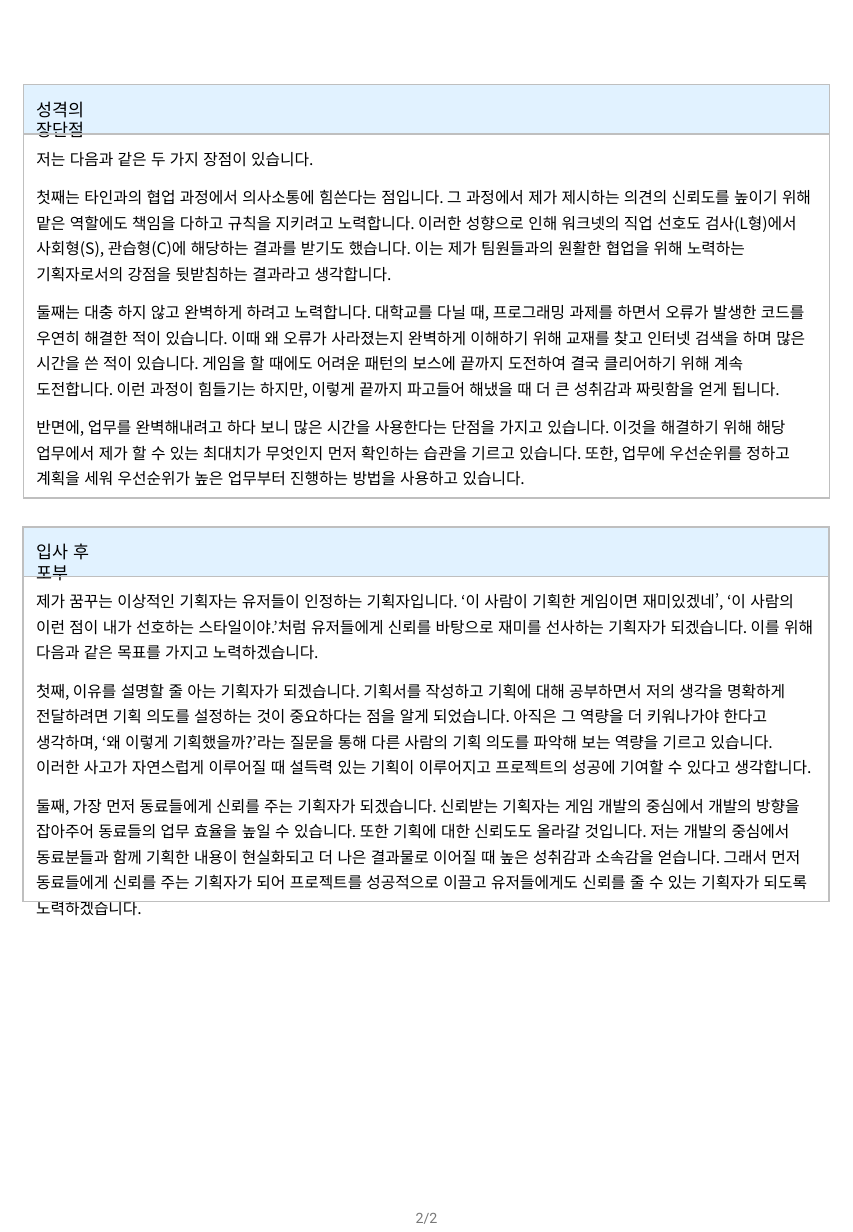
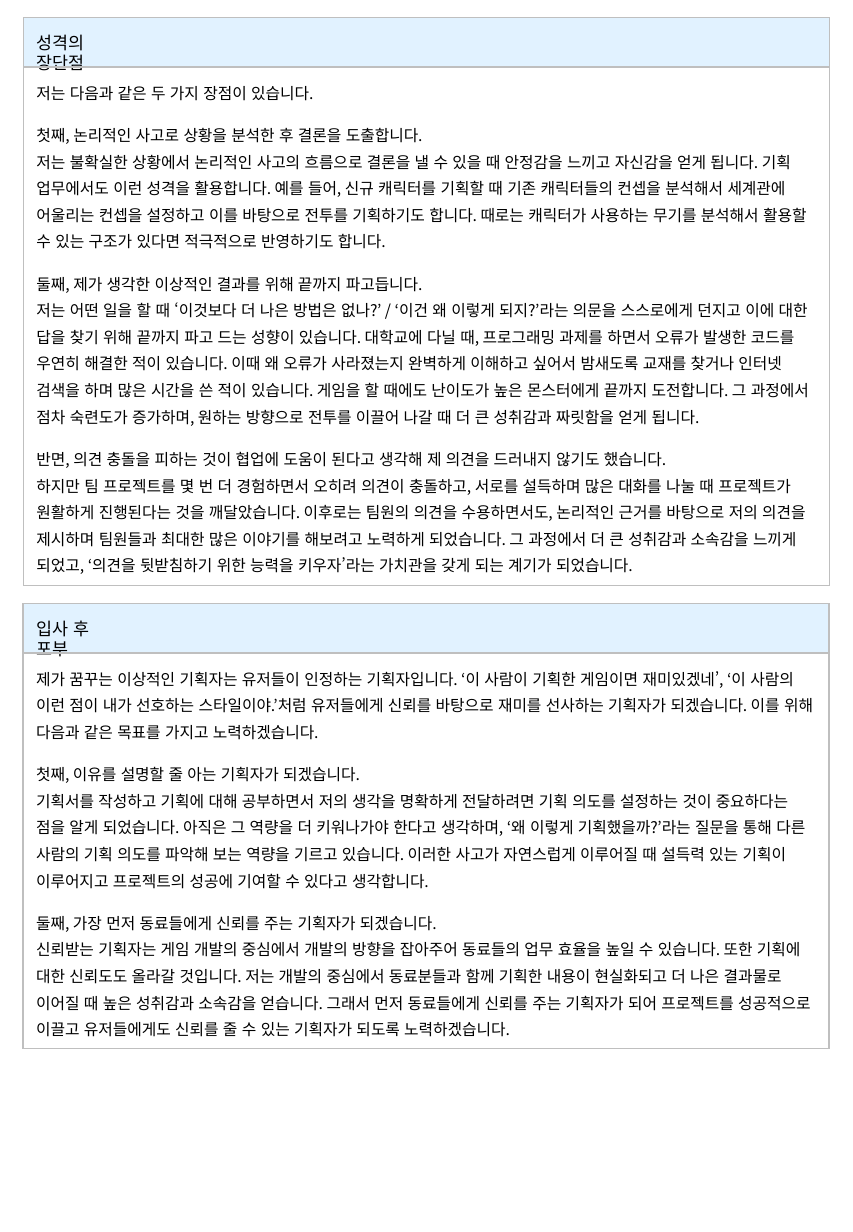
Before and after one commit to hjs0913/GameDesign, a slide deck: slide 2 of 제출 문서 모음/자소서/게임기획_홍진선_자기소개서.pptx. Drawn at 853x1232 pixels with LibreOffice and Linux fonts; fonts in the diff are those of the drawing. Boxes give left, top, right and bottom in pixels: in the first picture for what was removed or moved away, otherwise in the second. Text is boxed around its words. In the diff, an @@ line names an element or a change of style, - is before the commit and + after.

Commit message:
자기소개서 수정
직무 지원 동기 / 성격의 장단점 수정

```diff
--- a/제출 문서 모음/자소서/게임기획_홍진선_자기소개서.pptx
+++ b/제출 문서 모음/자소서/게임기획_홍진선_자기소개서.pptx
@@ rectangle: place and size @@
-rectangle at <box>24,84,830,497</box>
+rectangle at <box>24,17,830,586</box>
@@ 1 text, 1 rectangle, 1 line: place and size @@
-1 text, 1 rectangle, 1 line at <box>24,84,830,138</box>
+1 text, 1 rectangle, 1 line at <box>24,17,830,71</box>
@@ text at <box>36,86,313,101</box>: line spacing 1.35 to 1.4; more space between paragraphs @@
@@ text "저는 다음과 같은 두 가지 ...": place and size @@
-text "저는 다음과 같은 두 가지 ..." at <box>36,152,811,486</box>
+text "저는 다음과 같은 두 가지 ..." at <box>36,86,809,574</box>
@@ text at <box>36,127,809,574</box>: text changed @@
-첫째는 타인과의 협업 과정에서 의사소통에 힘쓴다는 점입니다. 그 과정에서 제가 제시하는 의견의 신뢰도를 높이기 위해 맡은 역할에도 책임을 다하고 규칙을 지키려고 노력합니다. 이러한 성향으로 인해 워크넷의 직업 선호도 검사(L형)에서 사회형(S), 관습형(C)에 해당하는 결과를 받기도 했습니다. 이는 제가 팀원들과의 원활한 협업을 위해 노력하는 기획자로서의 강점을 뒷받침하는 결과라고 생각합니다.
-둘째는 대충 하지 않고 완벽하게 하려고 노력합니다. 대학교를 다닐 때, 프로그래밍 과제를 하면서 오류가 발생한 코드를 우연히 해결한 적이 있습니다. 이때 왜 오류가 사라졌는지 완벽하게 이해하기 위해 교재를 찾고 인터넷 검색을 하며 많은 시간을 쓴 적이 있습니다. 게임을 할 때에도 어려운 패턴의 보스에 끝까지 도전하여 결국 클리어하기 위해 계속 도전합니다. 이런 과정이 힘들기는 하지만, 이렇게 끝까지 파고들어 해냈을 때 더 큰 성취감과 짜릿함을 얻게 됩니다.
-반면에, 업무를 완벽해내려고 하다 보니 많은 시간을 사용한다는 단점을 가지고 있습니다. 이것을 해결하기 위해 해당 업무에서 제가 할 수 있는 최대치가 무엇인지 먼저 확인하는 습관을 기르고 있습니다. 또한, 업무에 우선순위를 정하고 계획을 세워 우선순위가 높은 업무부터 진행하는 방법을 사용하고 있습니다.
+첫째, 논리적인 사고로 상황을 분석한 후 결론을 도출합니다.
+저는 불확실한 상황에서 논리적인 사고의 흐름으로 결론을 낼 수 있을 때 안정감을 느끼고 자신감을 얻게 됩니다. 기획 업무에서도 이런 성격을 활용합니다. 예를 들어, 신규 캐릭터를 기획할 때 기존 캐릭터들의 컨셉을 분석해서 세계관에 어울리는 컨셉을 설정하고 이를 바탕으로 전투를 기획하기도 합니다. 때로는 캐릭터가 사용하는 무기를 분석해서 활용할 수 있는 구조가 있다면 적극적으로 반영하기도 합니다.
+둘째, 제가 생각한 이상적인 결과를 위해 끝까지 파고듭니다.
+저는 어떤 일을 할 때 ‘이것보다 더 나은 방법은 없나?’ / ‘이건 왜 이렇게 되지?’라는 의문을 스스로에게 던지고 이에 대한 답을 찾기 위해 끝까지 파고 드는 성향이 있습니다. 대학교에 다닐 때, 프로그래밍 과제를 하면서 오류가 발생한 코드를 우연히 해결한 적이 있습니다. 이때 왜 오류가 사라졌는지 완벽하게 이해하고 싶어서 밤새도록 교재를 찾거나 인터넷 검색을 하며 많은 시간을 쓴 적이 있습니다. 게임을 할 때에도 난이도가 높은 몬스터에게 끝까지 도전합니다. 그 과정에서 점차 숙련도가 증가하며, 원하는 방향으로 전투를 이끌어 나갈 때 더 큰 성취감과 짜릿함을 얻게 됩니다.
+반면, 의견 충돌을 피하는 것이 협업에 도움이 된다고 생각해 제 의견을 드러내지 않기도 했습니다.
+하지만 팀 프로젝트를 몇 번 더 경험하면서 오히려 의견이 충돌하고, 서로를 설득하며 많은 대화를 나눌 때 프로젝트가 원활하게 진행된다는 것을 깨달았습니다. 이후로는 팀원의 의견을 수용하면서도, 논리적인 근거를 바탕으로 저의 의견을 제시하며 팀원들과 최대한 많은 이야기를 해보려고 노력하게 되었습니다. 그 과정에서 더 큰 성취감과 소속감을 느끼게 되었고, ‘의견을 뒷받침하기 위한 능력을 키우자’라는 가치관을 갖게 되는 계기가 되었습니다.
@@ 1 text, 1 line, 1 rectangle: place and size @@
-1 text, 1 line, 1 rectangle at <box>23,527,829,581</box>
+1 text, 1 line, 1 rectangle at <box>23,604,829,657</box>
@@ rectangle: place and size @@
-rectangle at <box>23,527,829,902</box>
+rectangle at <box>23,604,829,1049</box>
@@ text "제가 꿈꾸는 이상적인 기획자는 유저들이 ...": place and size @@
-text "제가 꿈꾸는 이상적인 기획자는 유저들이 ..." at <box>36,593,813,890</box>
+text "제가 꿈꾸는 이상적인 기획자는 유저들이 ..." at <box>36,671,813,1037</box>
@@ text "제가 꿈꾸는 이상적인 기획자는 유저들이 ..." at <box>36,671,813,1037</box>: line spacing 1.35 to 1.4; more space between paragraphs @@
@@ page number removed at <box>416,1213,438,1224</box> @@
-2/2
```
Also in this commit, not shown: 1 other slide changed, 3 other files.
